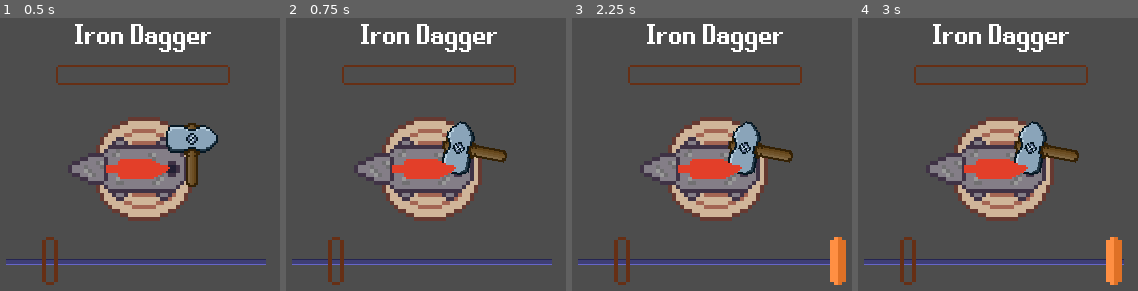
Above: before the commit, frames 1-4 (left to right).
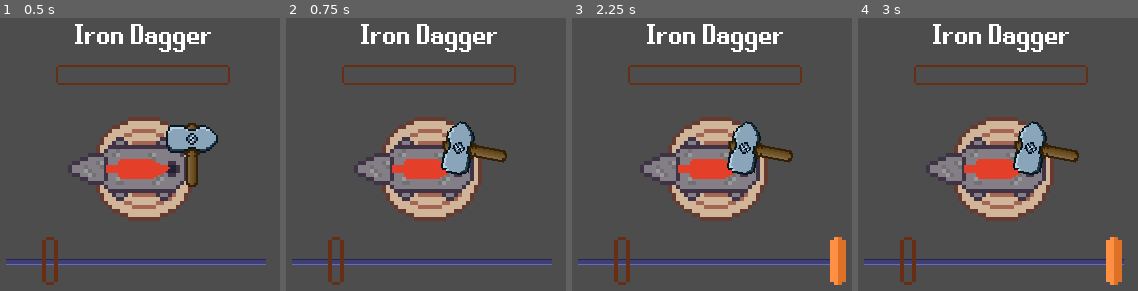
Above: after the commit, the same moments.

Repository: wildbeard/into-the-forge
Game: Godot game, scene res://Scenes/Forge.tscn
Two runs of this game, one before a commit and one after it. Both use one fixed random seed, a clock stepped at 60 frames per second and the inputs below. The project has no main scene, so this scene is started directly.
Inputs:
- Up to frame 1 (0.5 s): no input
- Up to frame 2 (0.75 s): tap Enter at 0.5 s; tap Space (spacebar) at 0.6 s
- Up to frame 3 (2.25 s): tap Space (spacebar) at 1.35, 2.1 s
- Up to frame 4 (3 s): tap Space (spacebar) at 2.85 s

Frame 1 is identical in both runs. In frame 2, 0.1% of the frame differs, in the area x 55-61%, y 53-57%; in frame 3, 0.1%; in frame 4, 0.1%.

Commit message:
Primitive scene switcher

Diff:
--- a/Scenes/Forge.tscn
+++ b/Scenes/Forge.tscn
@@ -82,6 +82,7 @@
 position = Vector2(224, 133)
 
 [node name="Hammer" type="Sprite2D" parent="."]
+z_index = 1
 position = Vector2(185, 80)
 texture = ExtResource("3_rcdlu")
 
--- /dev/null
+++ b/Scenes/SceneSwitcher.gd
@@ -0,0 +1,24 @@
+extends Node
+
+const DEFAULT_SCENE: PackedScene = preload("res://Scenes/MainMenu.tscn")
+
+var currentScene: Node = null
+var nextScene: Node = null
+
+# Called when the node enters the scene tree for the first time.
+func _ready():
+	currentScene = DEFAULT_SCENE.instantiate()
+	currentScene.connect("switch_scene", _on_scene_switch_scene)
+	add_child(currentScene)
+
+func _on_scene_switch_scene(scene: Node) -> void:
+	nextScene = scene
+	_switchScene()
+
+func _switchScene() -> void:
+	currentScene.queue_free()
+	currentScene = nextScene
+	nextScene = null
+
+	currentScene.connect("switch_scene", _on_scene_switch_scene)
+	add_child(currentScene)
--- /dev/null
+++ b/Scenes/SceneSwitcher.tscn
@@ -0,0 +1,6 @@
+[gd_scene load_steps=2 format=3 uid="uid://x7gbh7lbsenj"]
+
+[ext_resource type="Script" path="res://Scenes/SceneSwitcher.gd" id="1_yf8ki"]
+
+[node name="Node" type="Node"]
+script = ExtResource("1_yf8ki")
--- a/Scripts/ForgeScene.gd
+++ b/Scripts/ForgeScene.gd
@@ -1,4 +1,6 @@
 extends Node2D
+
+signal switch_scene(scene: Node)
 
 @export var craftable: CraftableItem = null
 
